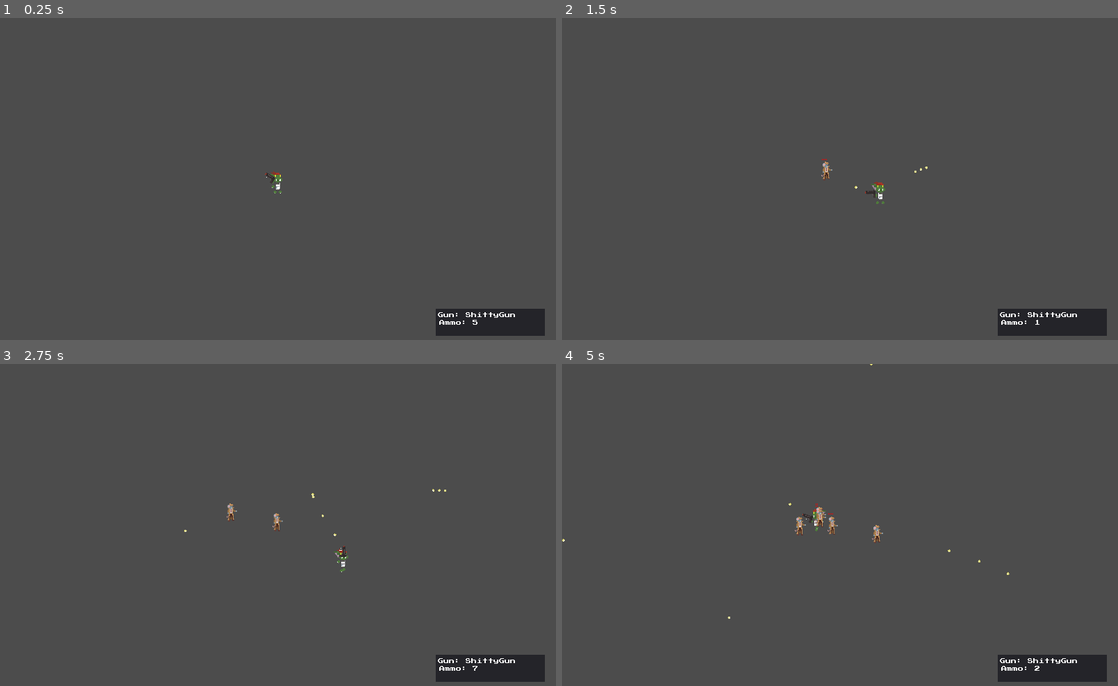
Above: before the commit, frames 1-4 (two rows, left to right).
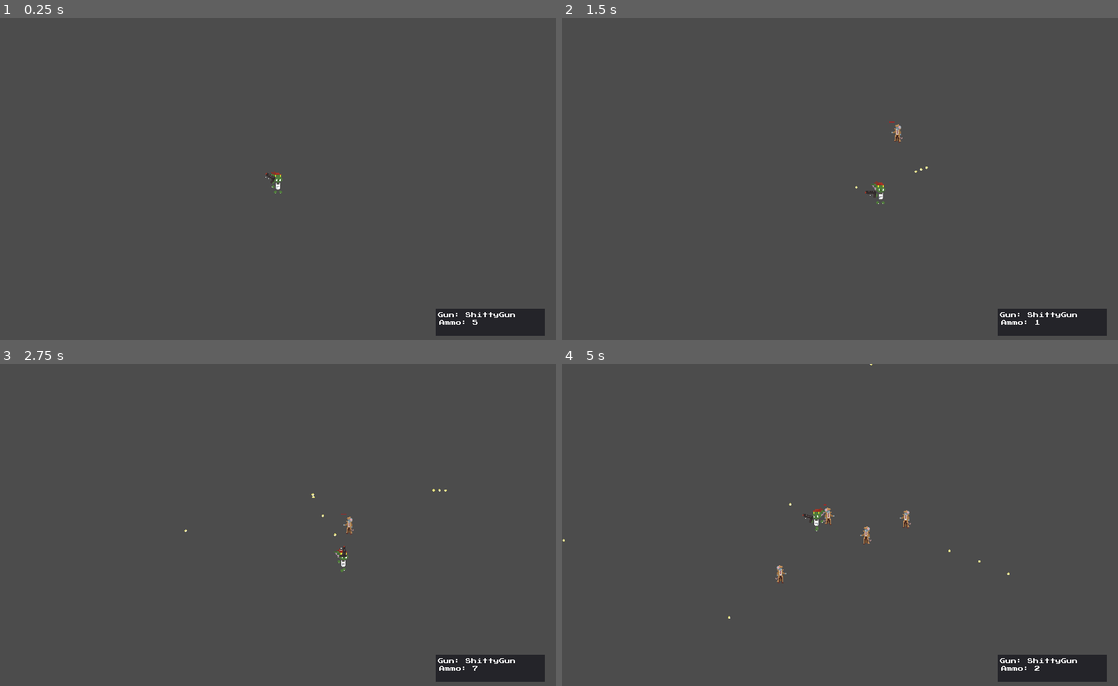
Above: after the commit, the same moments.

Repository: Hemogloben/shooty
Game: Godot game, scene res://Game.tscn
Two runs of this game, one before a commit and one after it. Both use one fixed random seed, a clock stepped at 60 frames per second and the inputs below.
Inputs (mouse positions are in pixels of both pictures, inside the frame that each line leads up to):
- Up to frame 1 (0.25 s): no input
- Up to frame 2 (1.5 s): tap Enter at 0.5 s; move the mouse to (962, 162) at 0.52 s; press the mouse at (962, 162) at 0.53 s; hold D (move_right) 0.53-1.28 s; move the mouse to (728, 195) at 1.27 s; release the mouse at (728, 195) at 1.28 s; hold S (move_down) from 1.28 s (still down); click (728, 195) at 1.35 s
- Up to frame 3 (2.75 s): move the mouse to (333, 454) at 2.02 s; release S (move_down) at 2.03 s; press the mouse at (333, 454) at 2.03 s; hold D (move_right) from 2.03 s (still down)
- Up to frame 4 (5 s): move the mouse to (812, 592) at 2.77 s; release D (move_right) at 2.78 s; release the mouse at (812, 592) at 2.78 s; hold W (move_up) 2.78-3.53 s; click (812, 592) at 2.85 s; move the mouse to (1006, 576) at 3.52 s; press the mouse at (1006, 576) at 3.53 s; hold A (move_left) from 3.53 s (still down); move the mouse to (673, 476) at 4.27 s; release the mouse at (673, 476) at 4.28 s; click (673, 476) at 4.35 s

The runs differ from the first frame. In frame 1, less than 0.1% of the frame differs, in the area x 47-51%, y 47-55%; in frame 2, 0.1%; in frame 3, 0.2%; in frame 4, 0.5%, in the area x 0-81%, y 0-80%.

Commit message:
Spawn Enemies at radius from player

Diff:
--- a/Game.tscn
+++ b/Game.tscn
@@ -10,7 +10,6 @@
 [node name="Player" parent="." instance=ExtResource( 1 )]
 
 [node name="Camera2D" type="Camera2D" parent="Player"]
-position = Vector2( 2, 0 )
 scale = Vector2( 1.66667, 1.66667 )
 current = true
 zoom = Vector2( 4, 4 )
--- a/LevelManager.gd
+++ b/LevelManager.gd
@@ -6,6 +6,9 @@
 
 var spawn_timer = Timer.new()
 export var enemy_spawn_time = 1
+export var radius_to_spawn = 500
+
+onready var player = get_node("/root/Node2D/Player")
 
 
 # Called when the node enters the scene tree for the first time.
@@ -28,11 +31,10 @@
 func CreateEnemy():
 	var e = Enemy.instance()
 	enemy_pool.add_child(e)
-	var x_range = Vector2(100, 400)
-	var y_range = Vector2(100, 400)
 
-	var random_x = randi() % int(x_range[1]- x_range[0]) + 1 + x_range[0]
-	var random_y =  randi() % int(y_range[1]-y_range[0]) + 1 + y_range[0]
-	var random_pos = Vector2(random_x, random_y)
+	var angle = randf() * 360
+	var x = radius_to_spawn * cos(angle * PI / 180)
+	var y = radius_to_spawn * sin(angle * PI / 180)
+	var random_pos = Vector2(x + player.position.x, y + player.position.y)
 
 	e.transform = Transform2D.IDENTITY.translated(random_pos)
